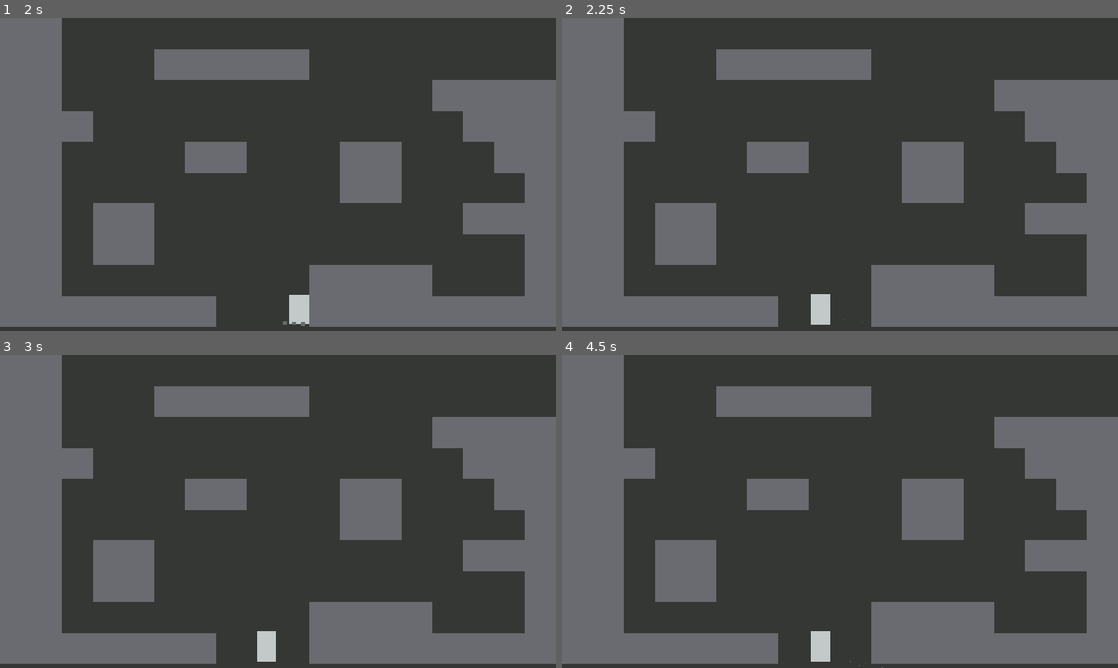
Above: before the commit, frames 1-4 (two rows, left to right).
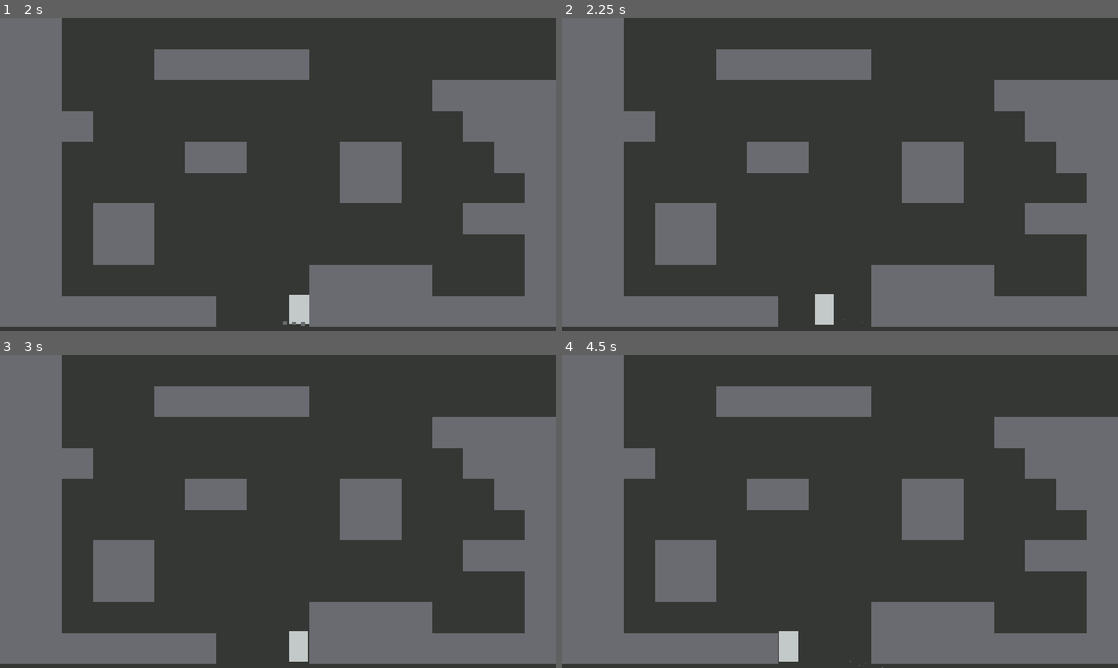
Above: after the commit, the same moments.

Repository: harperstoeckle/mole_game
Game: Godot game, scene res://scenes/main.tscn
Same seed, same stepped clock (60 frames per second), same inputs: the game is played once before the commit and once after it.
Inputs:
- Up to frame 1 (2 s): hold Right (dash, bound only after the commit) 0.53-1.28 s; hold D (right) from 0.53 s (still down); tap Space (jump) at 0.77, 1.52 s; tap Right (dash, bound only after the commit) at 1.35 s
- Up to frame 2 (2.25 s): release D (right) at 2.03 s; hold A (left) from 2.03 s (still down); hold Right (dash, bound only after the commit) from 2.03 s (still down)
- Up to frame 3 (3 s): tap Enter at 2.75 s; release A (left) at 2.78 s; release Right (dash, bound only after the commit) at 2.78 s; hold D (right) from 2.78 s (still down); tap Right (dash, bound only after the commit) at 2.85 s
- Up to frame 4 (4.5 s): tap Space (jump) at 3.02, 3.77 s; hold Right (dash, bound only after the commit) 3.53-4.28 s; release D (right) at 4.28 s; hold A (left) from 4.28 s (still down); tap Right (dash, bound only after the commit) at 4.35 s

Frame 1 is identical in both runs. In frame 2, 0.1% of the frame differs, in the area x 44-49%, y 88-98%; in frame 3, 0.7%; in frame 4, 0.7%, in the area x 39-49%, y 88-98%.

Commit message:
Add a dash

Diff:
--- a/project.godot
+++ b/project.godot
@@ -44,6 +44,11 @@
 "events": [Object(InputEventKey,"resource_local_to_scene":false,"resource_name":"","device":-1,"window_id":0,"alt_press …(192 unchanged characters)…
 ]
 }
+dash={
+"deadzone": 0.2,
+"events": [Object(InputEventKey,"resource_local_to_scene":false,"resource_name":"","device":-1,"window_id":0,"alt_pressed":false,"shift_pressed":false,"ctrl_pressed":false,"meta_pressed":false,"pressed":false,"keycode":0,"physical_keycode":4194321,"key_label":0,"unicode":0,"location":0,"echo":false,"script":null)
+]
+}
 
 [physics]
 
--- a/scripts/player.gd
+++ b/scripts/player.gd
@@ -25,6 +25,9 @@
 @export var min_speed_to_enter_ground: float = 1000
 @export var dig_speed: float = 1000
 
+@export_group("dash")
+@export var dash_speed: float = 1600
+
 
 @onready var animation_player: AnimationPlayer = $AnimationPlayer
 @onready var jump_hold_timer: Timer = $JumpHoldTimer
@@ -35,6 +38,7 @@
 var _has_jumped_in_air := false
 var _is_holding_jump := false
 var _is_in_ground := false
+var _facing_direction := 1.0
 
 
 func _unhandled_input(event: InputEvent) -> void:
@@ -51,6 +55,8 @@
 		stop_holding_jump()
 	elif event.is_action_pressed("ui_down"):
 		enter_ground()
+	elif event.is_action_pressed("dash"):
+		velocity = Vector2.RIGHT * _facing_direction * dash_speed
 
 
 func _physics_process(delta: float) -> void:
@@ -71,6 +77,9 @@
 
 		var target_x_speed: float = Input.get_axis("left", "right") * (floor_walk_speed if is_on_floor() else air_strafe_speed)
 		var x_accel: float = floor_walk_accel if is_on_floor() else air_strafe_accel
+
+		if not is_zero_approx(target_x_speed):
+			_facing_direction = sign(target_x_speed)
 
 		velocity.x = move_toward(velocity.x, target_x_speed, x_accel * delta)
 		velocity.x -= velocity.x * floor_friction * delta
